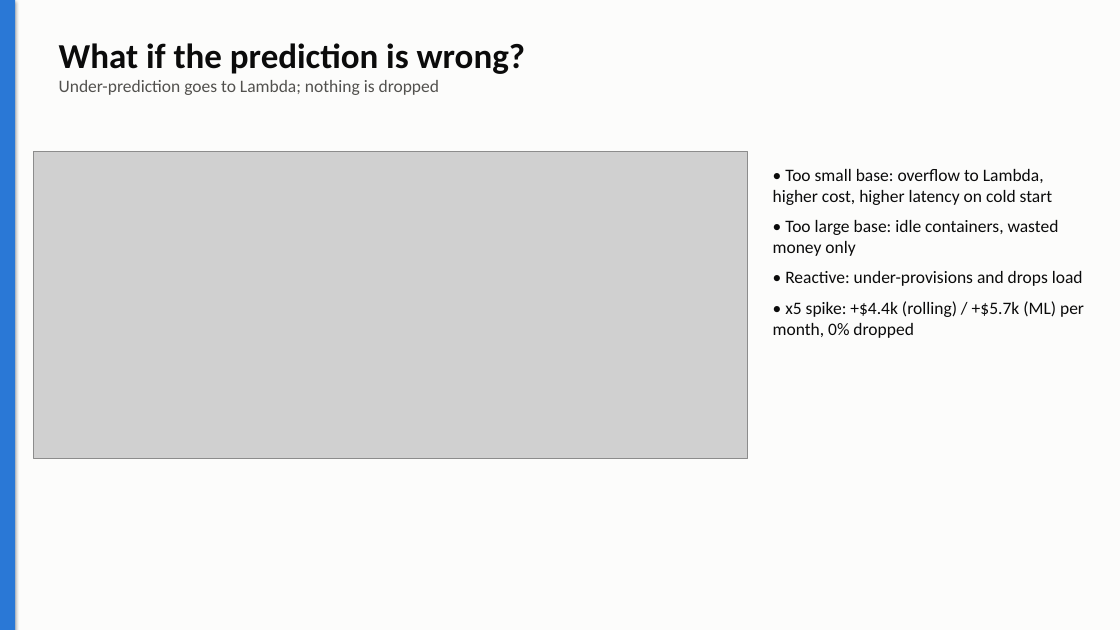
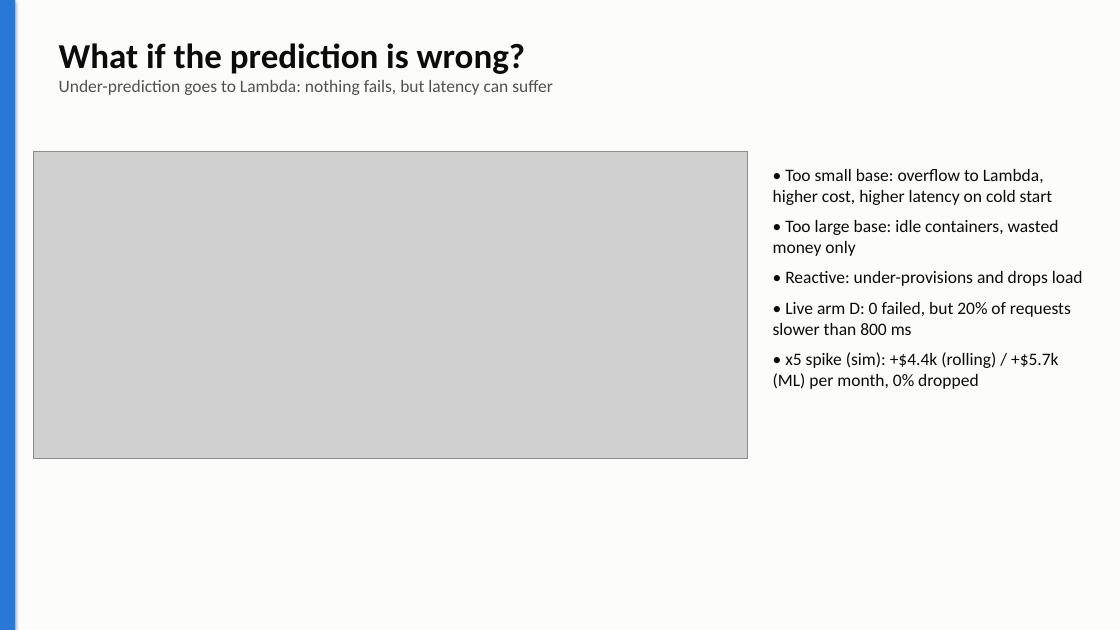
Before and after one commit to AnamayNarkar/acc_lab_ca, a slide deck: slide 10 of ppt/CostScale.pptx. Drawn at 1120x630 pixels with LibreOffice and Linux fonts; fonts in the diff are those of the drawing; grey boxes stand for pictures. Boxes give left, top, right and bottom in pixels: in the first picture for what was removed or moved away, otherwise in the second. Text is boxed around its words. In the diff, an @@ line names an element or a change of style, - is before the commit and + after.

Commit message:
Live results, report/slides updated, teardown verified

```diff
--- a/ppt/CostScale.pptx
+++ b/ppt/CostScale.pptx
@@ text at box(59, 80, 553, 95): text changed @@
-Under-prediction goes to Lambda; nothing is dropped
+Under-prediction goes to Lambda: nothing fails, but latency can suffer
@@ text at box(773, 302, 1071, 389): text changed @@
-• x5 spike: +$4.4k (rolling) / +$5.7k (ML) per month, 0% dropped
+• Live arm D: 0 failed, but 20% of requests slower than 800 ms
+• x5 spike (sim): +$4.4k (rolling) / +$5.7k (ML) per month, 0% dropped
```
Also in this commit, not shown: 3 other slides changed, 56 other files.
